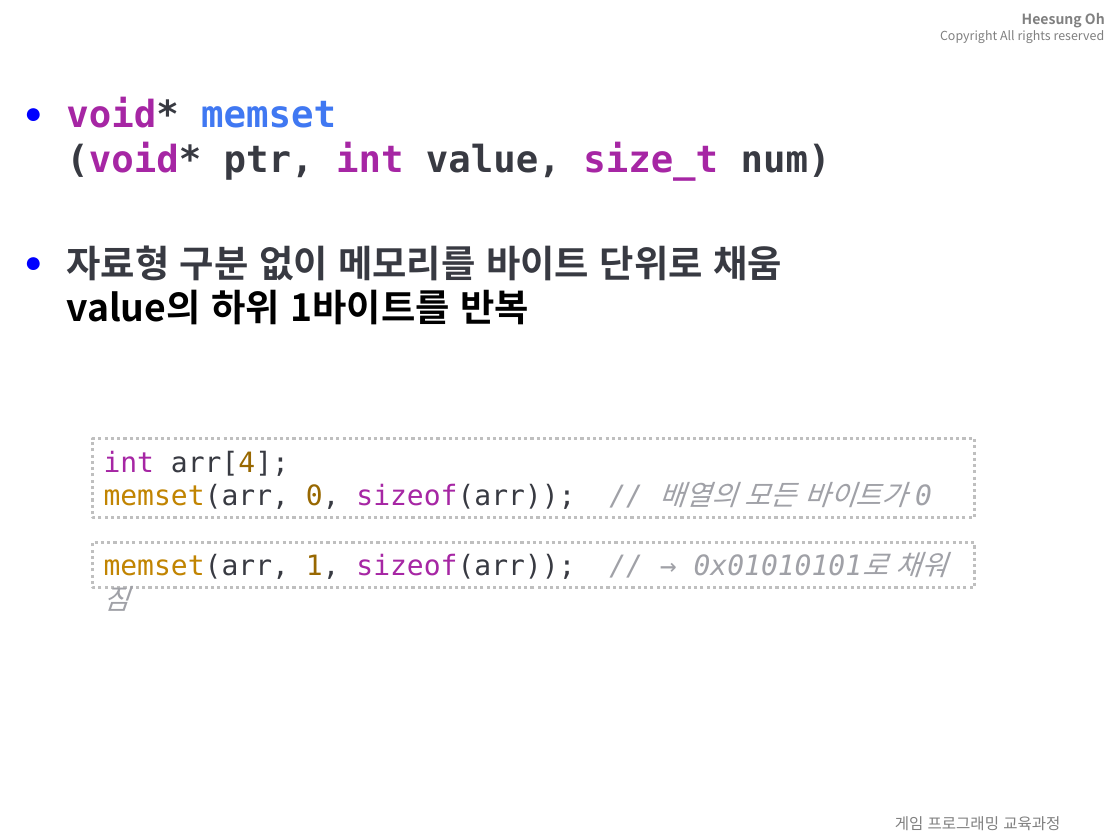
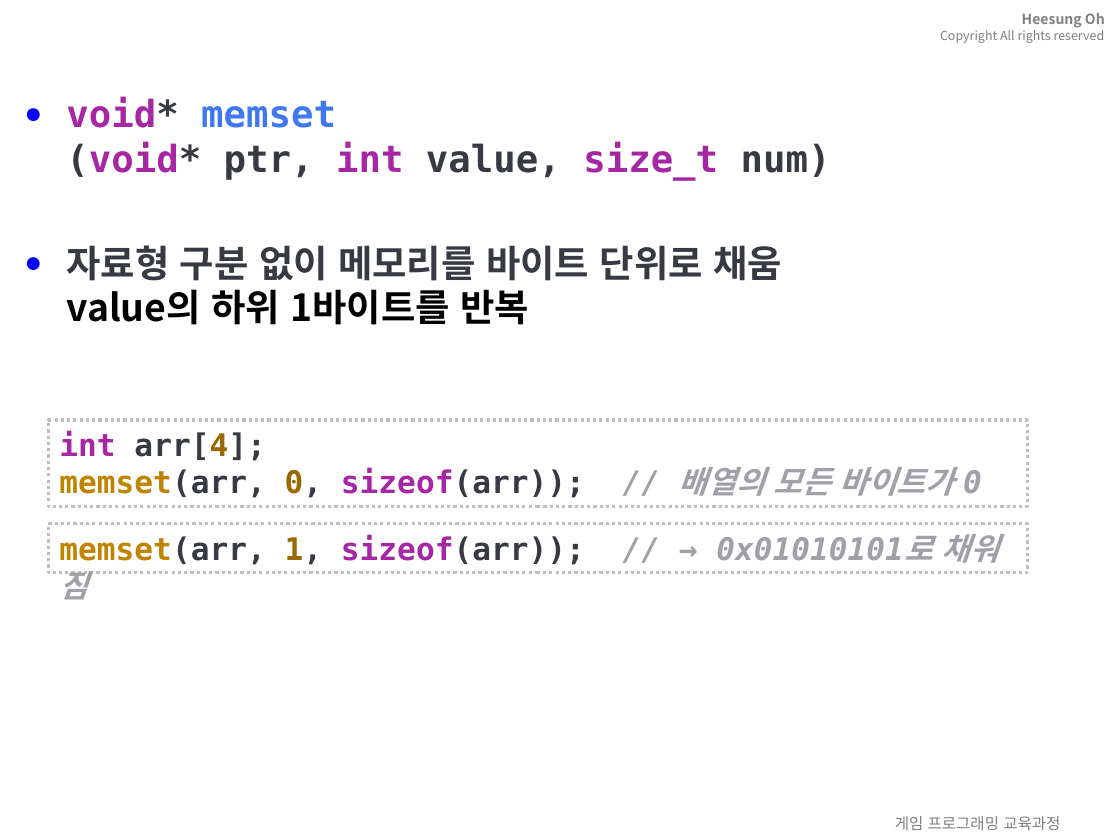
Before and after one commit to 3dapi/bs01_c, a slide deck: slide 5 of ppt/15.C언어-동적-메모리.pptx. Drawn at 1120x840 pixels with LibreOffice and Linux fonts; fonts in the diff are those of the drawing; background and template pictures are left out. Boxes give left, top, right and bottom in pixels: in the first picture for what was removed or moved away, otherwise in the second. Text is boxed around its words. In the diff, an @@ line names an element or a change of style, - is before the commit and + after.

```diff
--- a/ppt/15.C언어-동적-메모리.pptx
+++ b/ppt/15.C언어-동적-메모리.pptx
@@ rectangle "int arr[4]; memset(arr, 0, sizeof(arr)); ...": place and size @@
-rectangle "int arr[4]; memset(arr, 0, sizeof(arr)); ..." at bbox=[93, 439, 974, 519]
+rectangle "int arr[4]; memset(arr, 0, sizeof(arr)); ..." at bbox=[48, 420, 1027, 506]
@@ rectangle "int arr[4]; memset(arr, 0, sizeof(arr)); ..." at bbox=[48, 420, 1027, 506]: size 18 to 20 pt, bold on @@
@@ rectangle "memset(arr, 1, sizeof(arr)); // → ..." at bbox=[48, 524, 1027, 573]: size 18 to 20 pt, bold on @@
@@ rectangle "memset(arr, 1, sizeof(arr)); // → ...": place and size @@
-rectangle "memset(arr, 1, sizeof(arr)); // → ..." at bbox=[93, 542, 974, 587]
+rectangle "memset(arr, 1, sizeof(arr)); // → ..." at bbox=[48, 524, 1027, 573]
```
Also in this commit, not shown: 3 other slides changed, 26 other files.
